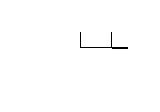
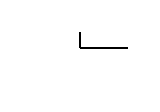
Before/after of a 160x112 layered artwork. What changed in the layer stack:
painted on "Layer 2" over <box>79,32,112,49</box>
